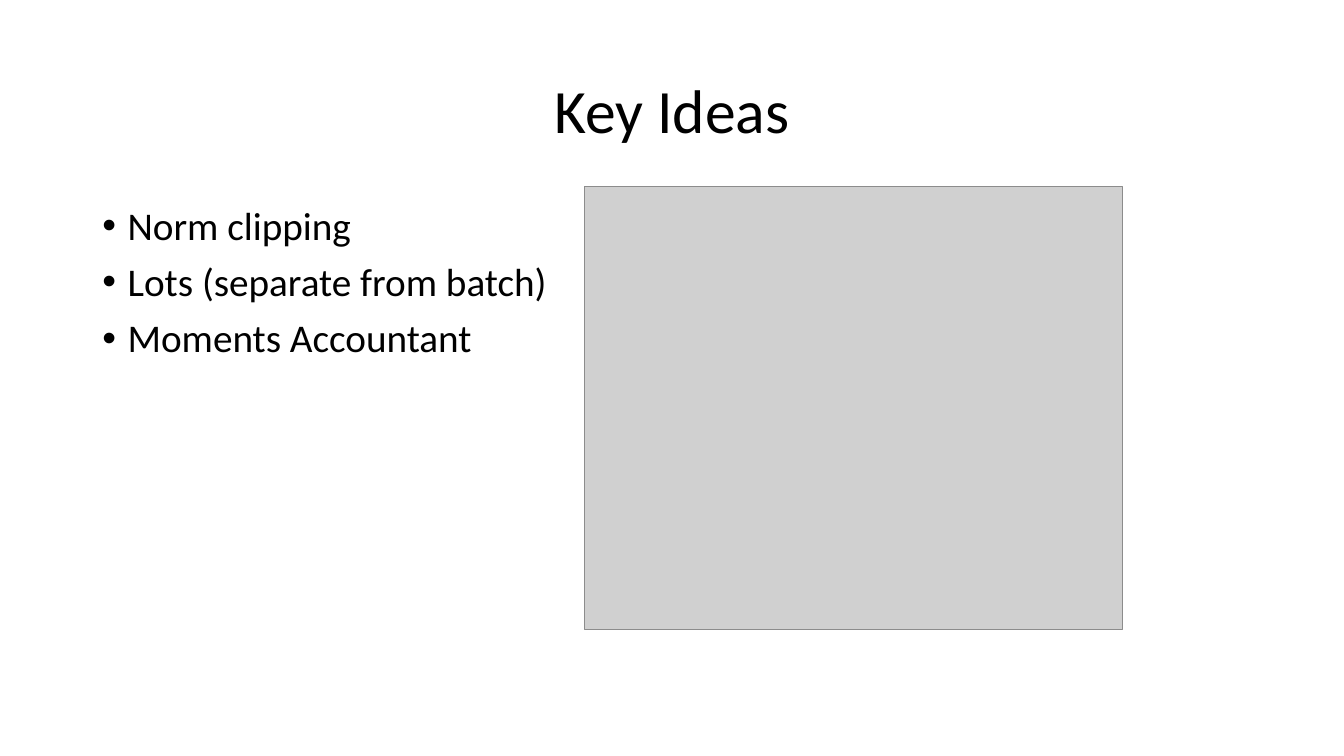
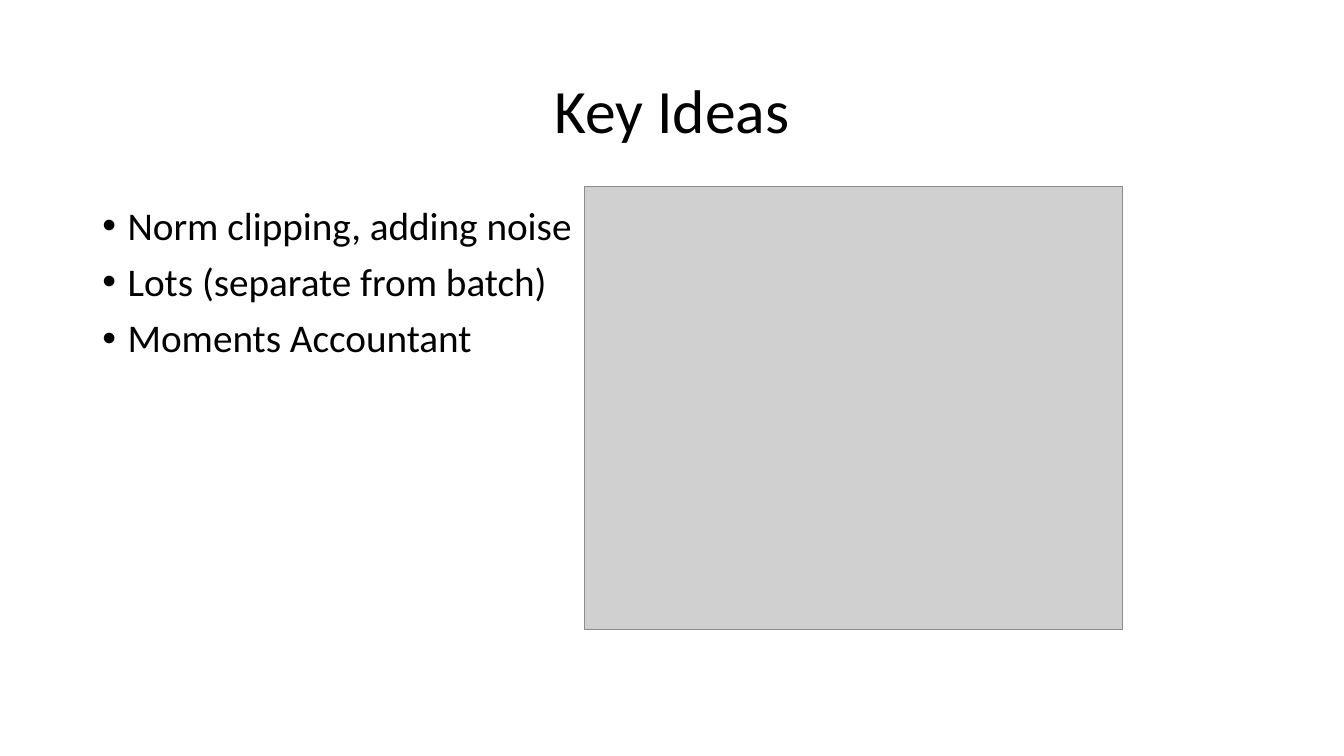
Before and after one commit to aisecure/aisecure.github.io, a slide deck: slide 6 of TEACHING/files/2019/1107/hari_aml.pptx (slide 5 before the commit). Drawn at 1344x756 pixels with LibreOffice and Linux fonts; fonts in the diff are those of the drawing; grey boxes stand for pictures. Boxes give left, top, right and bottom in pixels: in the first picture for what was removed or moved away, otherwise in the second. Text is boxed around its words. In the diff, an @@ line names an element or a change of style, - is before the commit and + after.

```diff
--- a/TEACHING/files/2019/1107/hari_aml.pptx
+++ b/TEACHING/files/2019/1107/hari_aml.pptx
@@ text at (128, 212, 572, 247): text changed @@
-• Norm clipping
+• Norm clipping, adding noise
```
Also in this commit, not shown: 10 other slides changed, 5 slides added, 2 slides removed.
